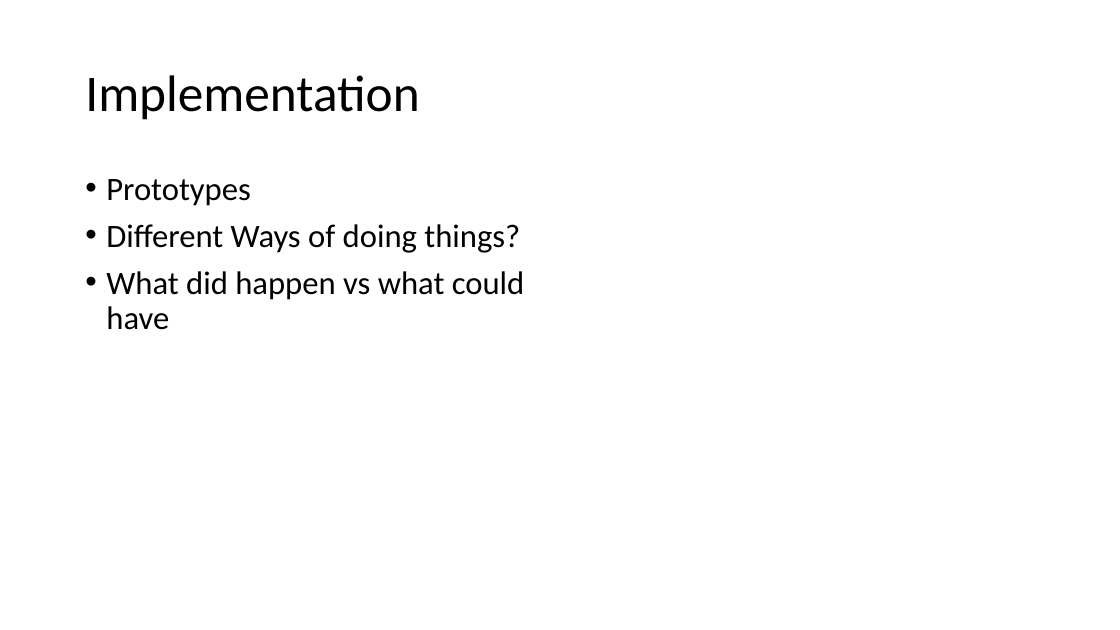
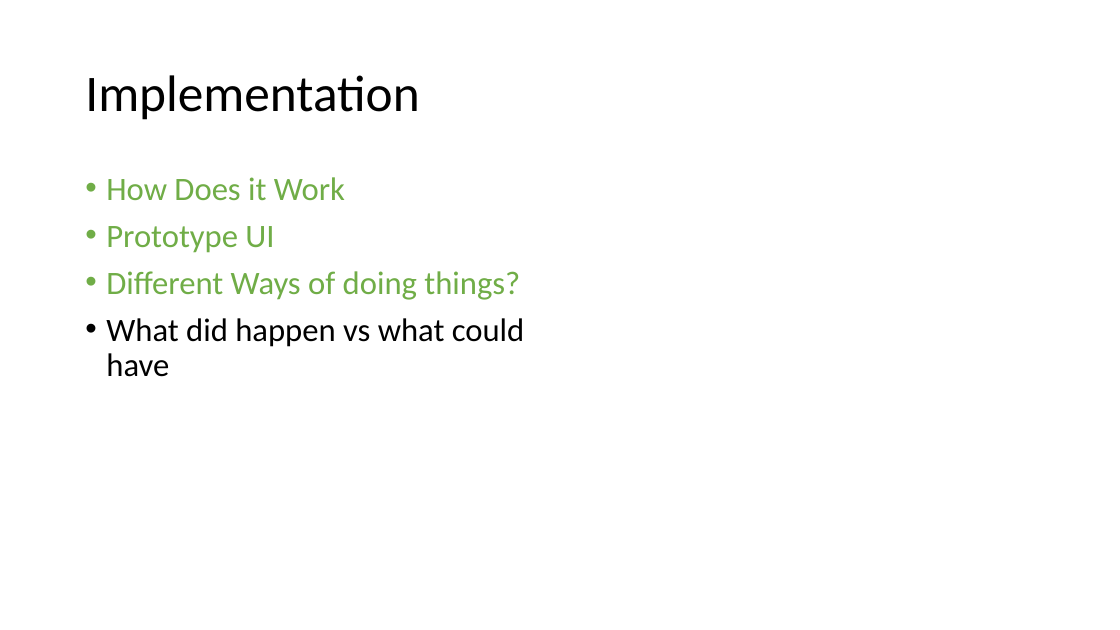
Before and after one commit to Morganplant/Crowd-Detection-System-Docs, a slide deck: slide 6 of Report Topics.pptx. Drawn at 1120x630 pixels with LibreOffice and Linux fonts; fonts in the diff are those of the drawing. Boxes give left, top, right and bottom in pixels: in the first picture for what was removed or moved away, otherwise in the second. Text is boxed around its words. In the diff, an @@ line names an element or a change of style, - is before the commit and + after.

```diff
--- a/Report Topics.pptx
+++ b/Report Topics.pptx
@@ text at box(106, 177, 345, 253): text changed; text colour #000000 to #70AD47 @@
-• Prototypes
+• How Does it Work
+• Prototype UI
@@ text at box(106, 271, 520, 300): text colour #000000 to #70AD47 in "Different Ways of doing things?" @@
```
Also in this commit, not shown: 1 other slide changed, 13 other files.
